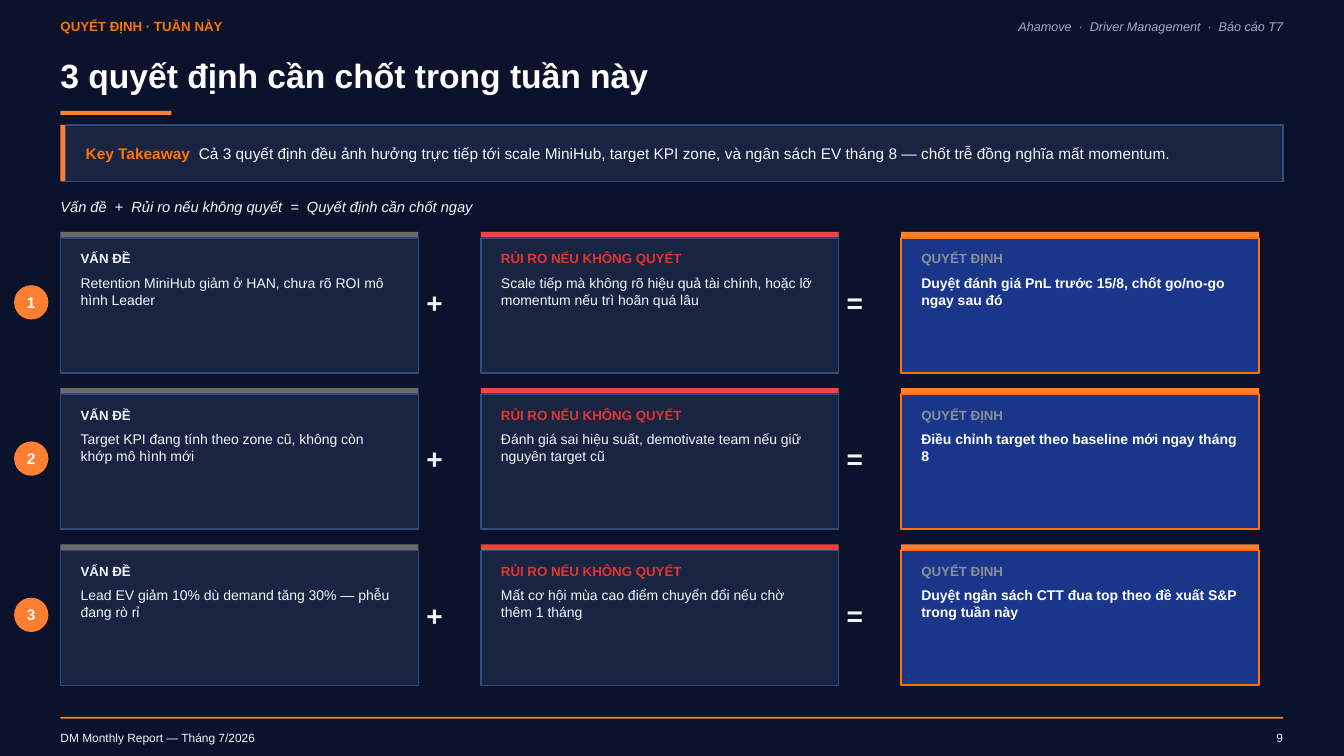
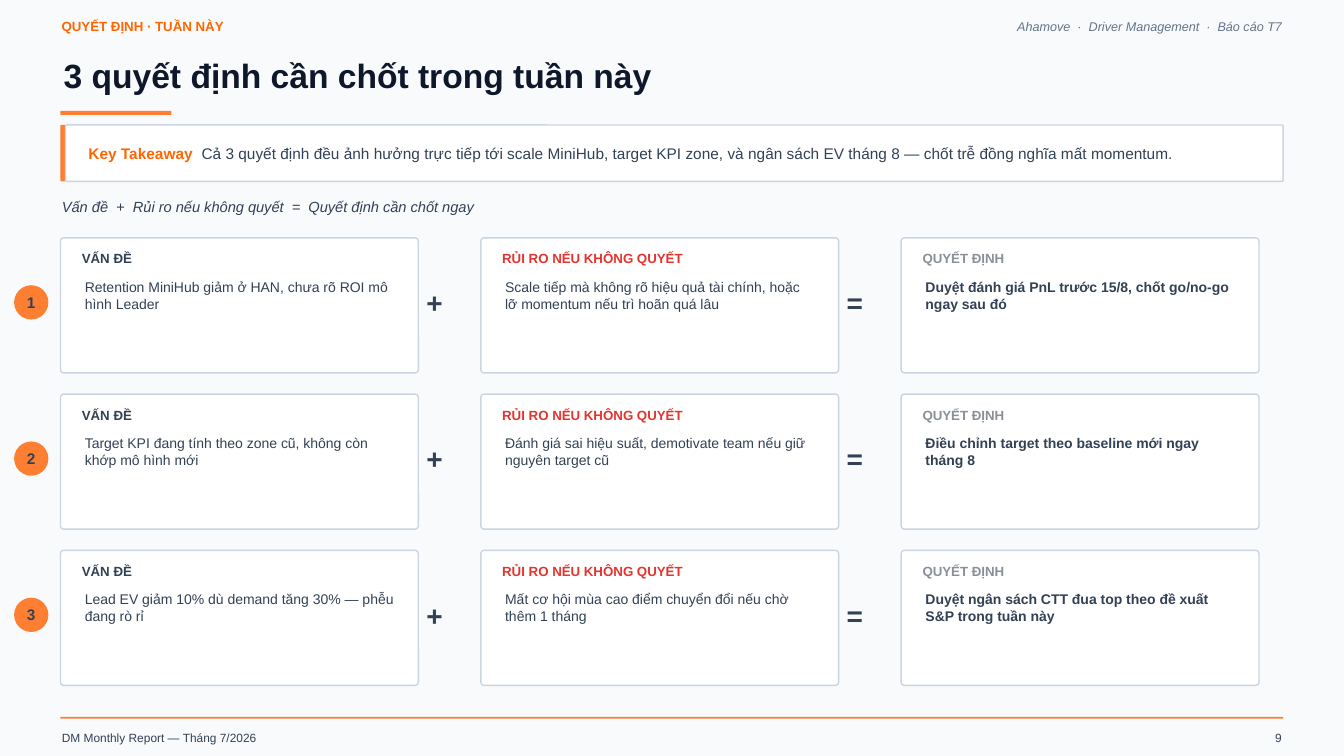
Before and after one commit to Khanhsnef/pulucowork, a slide deck: slide 10 of Data sources/BaoCao_ThangDM_T7_Core_v7_1.pptx. Drawn at 1344x756 pixels with LibreOffice and Linux fonts; fonts in the diff are those of the drawing. Boxes give left, top, right and bottom in pixels: in the first picture for what was removed or moved away, otherwise in the second. Text is boxed around its words. In the diff, an @@ line names an element or a change of style, - is before the commit and + after.

```diff
--- a/Data sources/BaoCao_ThangDM_T7_Core_v7_1.pptx
+++ b/Data sources/BaoCao_ThangDM_T7_Core_v7_1.pptx
@@ background #0B132C to #F8FAFC @@
@@ text "QUYẾT ĐỊNH · TUẦN NÀY" at (62,20,224,34): text colour #FF7300 to #FF6600 @@
@@ text "Ahamove · Driver Management · ..." at (1017,21,1282,34): text colour #A0AEC0 to #64748B @@
@@ text "3 quyết định cần chốt ..." at (64,62,651,95): text colour #FFFFFF to #0F172A @@
@@ rounded rectangle at (60,111,171,115): rectangle to rounded rectangle @@
@@ rounded rectangle at (60,125,66,181): rectangle to rounded rectangle @@
@@ rounded rectangle "Key Takeaway Cả 3 quyết ..." at (86,125,1255,181): text colour #FF7300 to #FF6600 in "Key Takeaway"; text colour #F1F5F9 to #334155 @@
@@ rectangle removed at (60,232,418,238) @@
@@ rectangle removed at (481,232,839,238) @@
@@ rectangle removed at (901,232,1259,238) @@
@@ rectangle removed at (60,388,418,394) @@
@@ rectangle removed at (481,388,839,394) @@
@@ rectangle removed at (901,388,1259,394) @@
@@ rectangle removed at (60,544,418,551) @@
@@ rectangle to rounded rectangle; fill #182442 to #FFFFFF; outline #324B78 1 pt to #CBD5E1 1 pt in 7 elements at (66,125,1284,181), (60,238,418,373), (481,238,839,373), (60,394,418,529), (481,394,839,529), (60,551,418,686), (481,551,839,686) @@
@@ rectangle removed at (481,544,839,551) @@
@@ rectangle to rounded rectangle; fill #1A368A to #FFFFFF; outline #FF7300 1.5 pt to #CBD5E1 1 pt in 3 elements at (901,238,1259,373), (901,394,1259,529), (901,551,1259,686) @@
@@ rectangle removed at (901,544,1259,551) @@
@@ text colour #FFFFFF to #334155 in 6 elements at (925,281,1229,312), (925,437,1199,468), (925,593,1209,624), (14,285,48,320), (14,442,48,476), (14,598,48,632) @@
@@ 4 rounded rectangles: place and size @@
-4 rounded rectangles at (27,146,1169,620)
+4 rounded rectangles at (14,125,1255,632)
@@ text colour #F1F5F9 to #334155 in 18 elements at (62,200,474,215), (82,253,132,263), (85,281,387,309), (505,281,800,312), (82,409,132,420), (85,437,368,468), (505,437,805,468), (82,565,132,576), (85,593,393,624), (505,593,789,624), (62,733,256,745), (1275,733,1282,742), (418,280,451,325), (839,280,871,325), (418,437,451,481), (839,437,871,481), (418,593,451,637), (839,593,871,637) @@
```
Also in this commit, not shown: 10 other slides changed, 28 other files.
